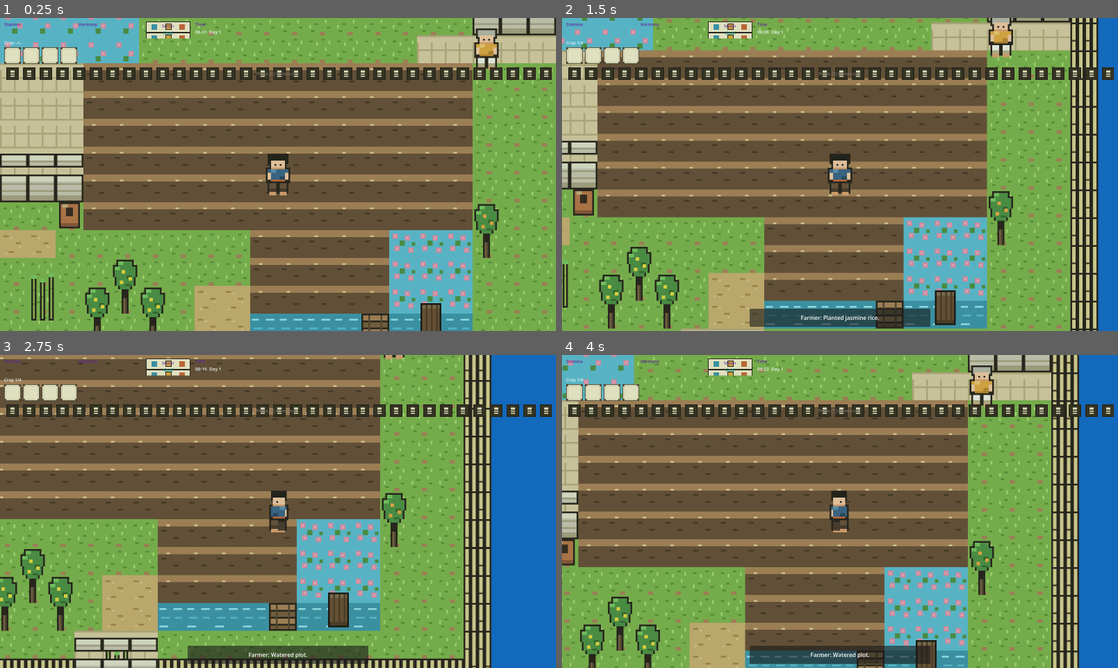
Above: before the commit, frames 1-4 (two rows, left to right).
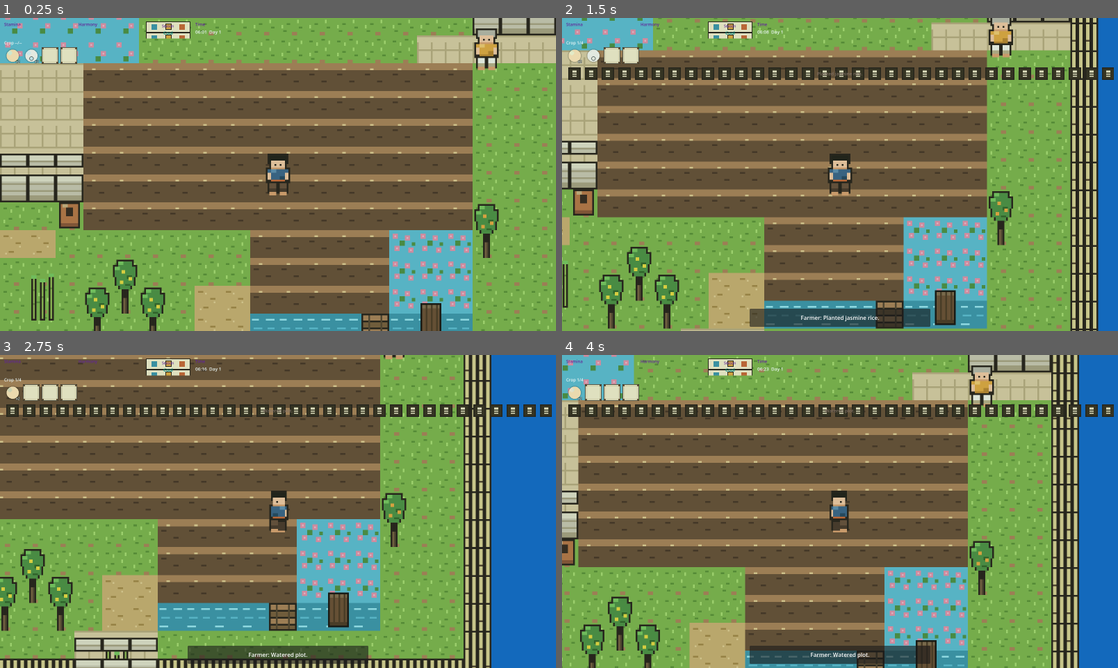
Above: after the commit, the same moments.

Repository: GRITui/slowlife-simulator
Game: Godot game, scene res://scenes/core/Main.tscn
Two runs of this game, one before a commit and one after it. Both use one fixed random seed, a clock stepped at 60 frames per second and the inputs below.
Inputs:
- Up to frame 1 (0.25 s): no input
- Up to frame 2 (1.5 s): tap E (interact) at 0.5, 1.35 s; hold Right (move_right) 0.53-1.28 s; hold E (interact) 0.53-1.28 s; hold Down (move_down) from 1.28 s (still down)
- Up to frame 3 (2.75 s): tap E (interact) at 2 s; release Down (move_down) at 2.03 s; hold Right (move_right) from 2.03 s (still down); hold E (interact) from 2.03 s (still down)
- Up to frame 4 (4 s): release Right (move_right) at 2.78 s; release E (interact) at 2.78 s; hold Up (move_up) 2.78-3.53 s; tap E (interact) at 2.85, 3.5 s; hold Left (move_left) from 3.53 s (still down); hold E (interact) from 3.53 s (still down)

The runs differ from the first frame. In frame 1, 3.2% of the frame differs, in the area x 0-100%, y 9-20%; in frame 2, 0.3%; in frame 3, 0.1%; in frame 4, 0.1%.

Commit message:
feat(ui): TASK-018 Inventory UI — display GameData.inventory with item icons
- SignalBus.inventory_changed (Dictionary) + GameData add/remove emit duplicate()
- HUD.gd: InventoryRow 4 slots (inventory_slot.png border + Qty label), _on_inventory_changed lazy-caches slots, loads assets/items/*.png (rice_grain/pandan_leaf/thai_basil/lotus_root/mango + seeds) via 48x48 icons from TASK-019, shows xN when >1, empty = border only
- SignalBus-decoupled (no polling), PC+mobile scaling via viewport.size_changed (TASK-014), prompt fade polish retained

Verification: godot --headless --editor --quit -> [ DONE ] zero errors. Depends on TASK-019 #48 merged (icons).

Refs: closes #44, backlog TASK-018 high.

Diff:
--- a/scenes/ui/HUD.gd
+++ b/scenes/ui/HUD.gd
@@ -31,15 +31,30 @@
 	SignalBus.season_changed.connect(_on_season_changed)
 	SignalBus.minute_ticked.connect(_on_minute_ticked)
 	SignalBus.crop_growth_progress.connect(_on_crop_progress)
+	SignalBus.inventory_changed.connect(_on_inventory_changed)
+	get_viewport().size_changed.connect(_on_viewport_resized)
 	# init from GameData
 	_on_stamina_changed(GameData.current_stamina, GameData.max_stamina)
 	_on_harmony_changed(GameData.harmony)
 	_on_season_changed(GameData.current_season)
+	_on_inventory_changed(GameData.inventory)
+	# prompt starts hidden polished
+	if prompt_label:
+		prompt_label.get_parent().visible = false
+	SignalBus.show_dialogue.connect(_on_show_dialogue_for_prompt)
+
+func _on_viewport_resized() -> void:
+	var vp := get_viewport().get_visible_rect().size
+	var now_mobile := vp.x < 900 or OS.has_feature("mobile")
+	if now_mobile != is_mobile:
+		is_mobile = now_mobile
 
 func _apply_scale() -> void:
 	var s: float = mobile_scale if is_mobile else pc_scale
 	if has_node("Margin"):
 		$Margin.scale = Vector2(s, s)
+	if prompt_label:
+		prompt_label.add_theme_font_size_override("font_size", 12 if is_mobile else 13)
 
 func _on_stamina_changed(cur: float, max_v: float) -> void:
 	_max_stamina = max_v
@@ -79,6 +94,94 @@
 	if crop_label:
 		crop_label.text = "Crop %d/%d" % [progress + 1, max_stage]
 
+var _prompt_tween: Tween
+var _inv_slots: Array = []
+var _inv_labels: Array = []
+
+func _on_inventory_changed(inv: Dictionary) -> void:
+	# Lazy cache slots
+	if _inv_slots.is_empty():
+		var row := get_node_or_null("Margin/Root/InventoryRow")
+		if row:
+			for c in row.get_children():
+				if c is TextureRect:
+					_inv_slots.append(c)
+					# add quantity label as child if missing
+					var lbl := c.get_node_or_null("Qty")
+					if lbl == null:
+						lbl = Label.new()
+						lbl.name = "Qty"
+						lbl.horizontal_alignment = HORIZONTAL_ALIGNMENT_RIGHT
+						lbl.vertical_alignment = VERTICAL_ALIGNMENT_BOTTOM
+						lbl.add_theme_font_size_override("font_size", 10)
+						lbl.add_theme_color_override("font_color", Color(1,1,1))
+						lbl.add_theme_color_override("font_outline_color", Color(0,0,0,0.8))
+						lbl.add_theme_constant_override("outline_size", 3)
+						c.add_child(lbl)
+						lbl.set_anchors_preset(Control.PRESET_BOTTOM_RIGHT)
+						lbl.offset_left = -18
+						lbl.offset_top = -14
+						lbl.offset_right = -2
+						lbl.offset_bottom = -2
+					_inv_labels.append(lbl)
+	if _inv_slots.is_empty():
+		return
+	# clear
+	for i in _inv_slots.size():
+		var tex_rect: TextureRect = _inv_slots[i] as TextureRect
+		var lbl: Label = _inv_labels[i] as Label
+		tex_rect.texture = load("res://assets/ui/inventory_slot.png") as Texture2D
+		lbl.text = ""
+		lbl.visible = false
+	# fill in order of inventory keys
+	var idx := 0
+	for item_id in inv.keys():
+		if idx >= _inv_slots.size():
+			break
+		var qty: int = int(inv[item_id])
+		if qty <= 0:
+			continue
+		var icon_path := "res://assets/items/%s.png" % item_id
+		# fallback: map seed/crop ids to icon names
+		var map_dict := {
+			"seed_rice": "seed_rice", "seed_pandan": "seed_pandan", "seed_basil": "seed_basil",
+			"seed_lotus": "seed_lotus", "seed_mango": "seed_mango",
+			"rice_grain": "rice_grain", "pandan_leaf": "pandan_leaf", "thai_basil": "thai_basil",
+			"lotus_root": "lotus_root", "mango": "mango"
+		}
+		var mapped: String = map_dict.get(item_id, item_id) as String
+		icon_path = "res://assets/items/%s.png" % mapped
+		if not ResourceLoader.exists(icon_path):
+			# try raw id
+			icon_path = "res://assets/items/%s.png" % item_id
+			if not ResourceLoader.exists(icon_path):
+				idx += 1
+				continue
+		var tex: Texture2D = load(icon_path) as Texture2D
+		if tex:
+			(_inv_slots[idx] as TextureRect).texture = tex
+			(_inv_labels[idx] as Label).text = "x%d" % qty if qty > 1 else ""
+			(_inv_labels[idx] as Label).visible = qty > 1
+		idx += 1
+
+func _on_show_dialogue_for_prompt(speaker: String, text: String) -> void:
+	if not prompt_label or text.length() == 0:
+		return
+	var root: Control = prompt_label.get_parent() as Control
+	if root == null:
+		return
+	# show prompt for short messages
+	if text.length() < 80:
+		prompt_label.text = text
+	root.visible = true
+	if _prompt_tween:
+		_prompt_tween.kill()
+	_prompt_tween = create_tween()
+	root.modulate.a = 1.0
+	_prompt_tween.tween_interval(2.2)
+	_prompt_tween.tween_property(root, "modulate:a", 0.0, 0.5)
+	_prompt_tween.tween_callback(func(): root.visible = false)
+
 # For manual testing
 func set_mobile(v: bool) -> void:
 	is_mobile = v
--- a/scripts/autoload/GameData.gd
+++ b/scripts/autoload/GameData.gd
@@ -36,6 +36,7 @@
 
 func add_item(item_id: String, amount: int = 1) -> void:
 	inventory[item_id] = inventory.get(item_id, 0) + amount
+	SignalBus.inventory_changed.emit(inventory.duplicate())
 
 func remove_item(item_id: String, amount: int = 1) -> bool:
 	if inventory.get(item_id, 0) < amount:
@@ -43,6 +44,7 @@
 	inventory[item_id] -= amount
 	if inventory[item_id] <= 0:
 		inventory.erase(item_id)
+	SignalBus.inventory_changed.emit(inventory.duplicate())
 	return true
 
 func has_item(item_id: String, amount: int = 1) -> bool:
--- a/scripts/autoload/SignalBus.gd
+++ b/scripts/autoload/SignalBus.gd
@@ -11,6 +11,7 @@
 signal binthabat_offered(item_id: String, harmony_yield: int)
 signal infrastructure_repaired(structure_id: String)
 signal show_dialogue(speaker_name: String, text: String)
+signal inventory_changed(inventory: Dictionary)
 
 # --- Extended signals (backward-compat with existing codebase) ---
 signal energy_changed(new_energy: int)
